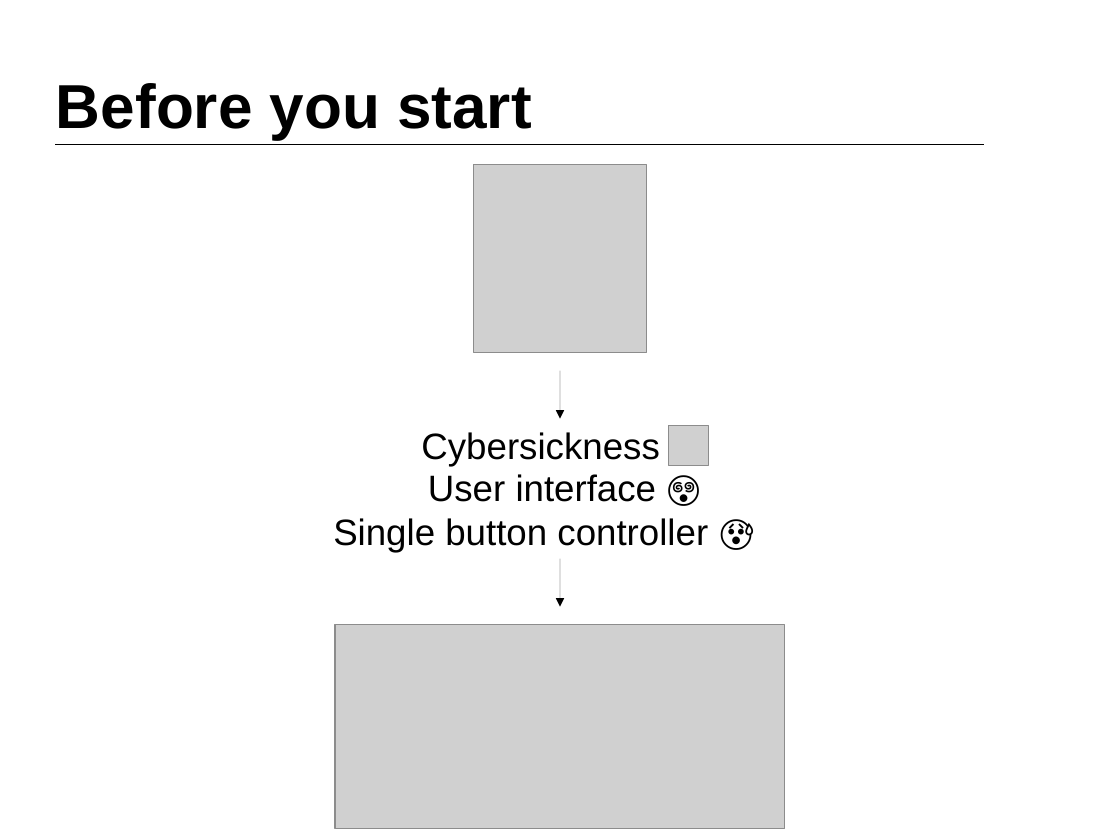
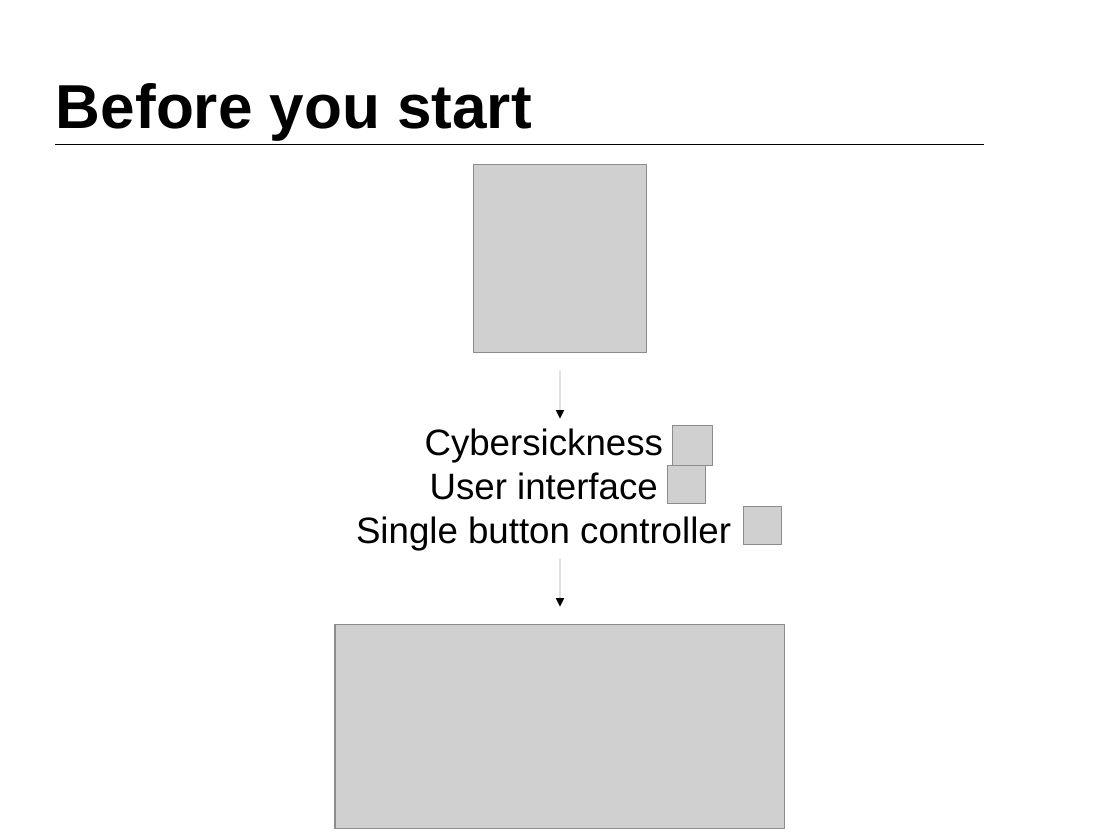
Before and after one commit to quentinleguennec/presentations, a slide deck: slide 10 of openoffice/droidcon_london_2016.odp (slide 11 before the commit). Drawn at 1120x840 pixels with LibreOffice and Linux fonts; fonts in the diff are those of the drawing; grey boxes stand for pictures. Boxes give left, top, right and bottom in pixels: in the first picture for what was removed or moved away, otherwise in the second. Text is boxed around its words. In the diff, an @@ line names an element or a change of style, - is before the commit and + after.

Commit message:
Changed emoji to image

```diff
--- a/openoffice/droidcon_london_2016.odp
+++ b/openoffice/droidcon_london_2016.odp
@@ title at <box>356,428,731,550</box>: text changed @@
-User interface 😵
-Single button controller 😰
+Cybersickness
+User interface
+Single button controller
@@ title removed at <box>421,432,660,466</box> @@
-Cybersickness
@@ picture: place and size @@
-picture at <box>669,426,708,465</box>
+picture at <box>673,426,712,465</box>
@@ picture added at <box>668,465,705,503</box> @@
@@ picture added at <box>744,506,782,544</box> @@
```
Also in this commit, not shown: 2 other slides changed, 1 slide removed.
